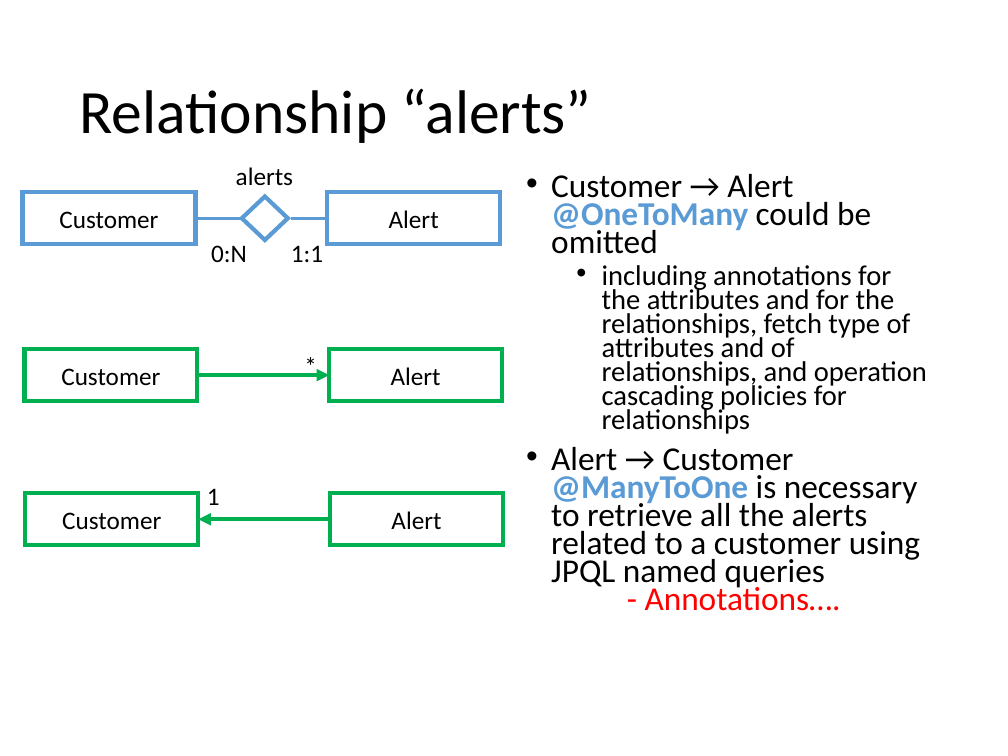
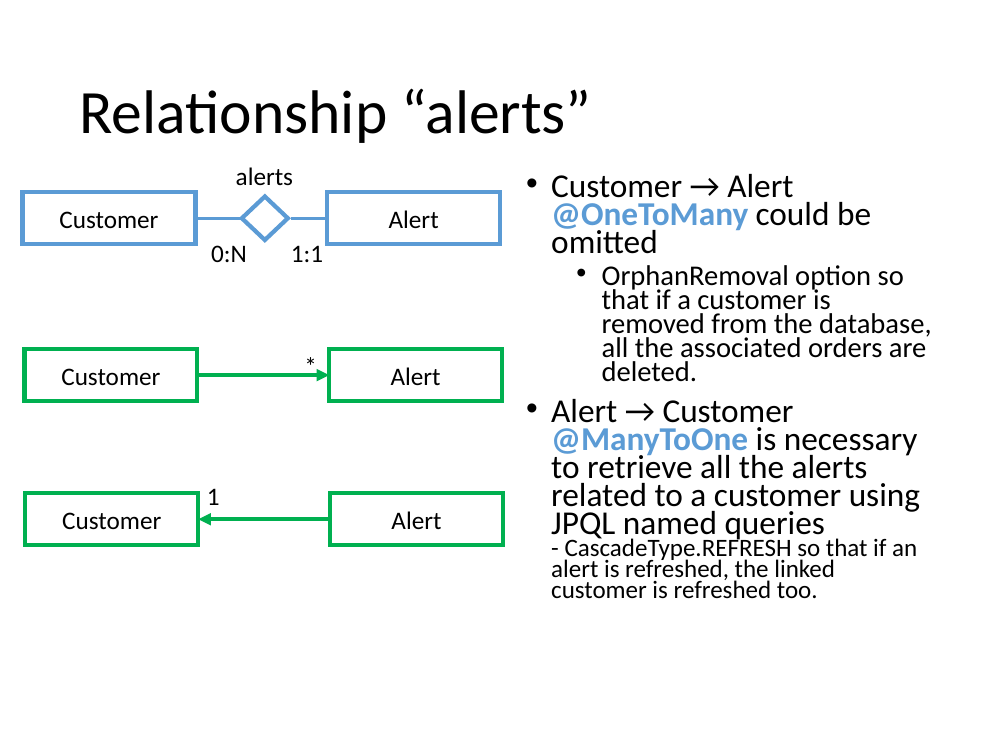
Before and after one commit to andrearestelli/db2-project, a slide deck: slide 38 of docs/documentation.pptx. Drawn at 1008x756 pixels with LibreOffice and Linux fonts; fonts in the diff are those of the drawing. Boxes give left, top, right and bottom in pixels: in the first picture for what was removed or moved away, otherwise in the second. Text is boxed around its words. In the diff, an @@ line names an element or a change of style, - is before the commit and + after.

```diff
--- a/docs/documentation.pptx
+++ b/docs/documentation.pptx
@@ text at (551, 265, 932, 599): text changed; size 20.4 to 23.8 pt @@
-  • including annotations for the attributes and for the relationships, fetch type of attributes and of relationships, and operation cascading policies for relationships
-• Alert → Customer
-  @ManyToOne is necessary to retrieve all the alerts related to a customer using JPQL named queries
-  - Annotations….
+  • OrphanRemoval option so that if a customer is removed from the database, all the associated orders are deleted.
+• Alert → Customer
+  @ManyToOne is necessary to retrieve all the alerts related to a customer using JPQL named queries
+  - CascadeType.REFRESH so that if an alert is refreshed, the linked customer is refreshed too.
```
Also in this commit, not shown: 5 other slides changed, 1 slide added, 1 slide removed, 5 other files.
